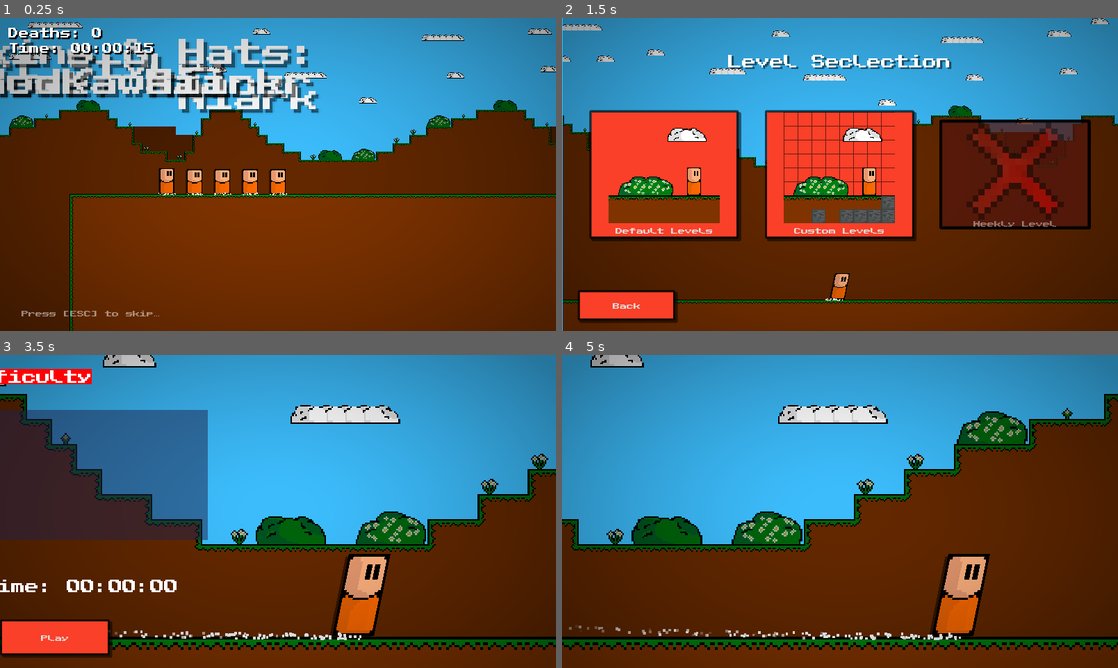
Above: before the commit, frames 1-4 (two rows, left to right).
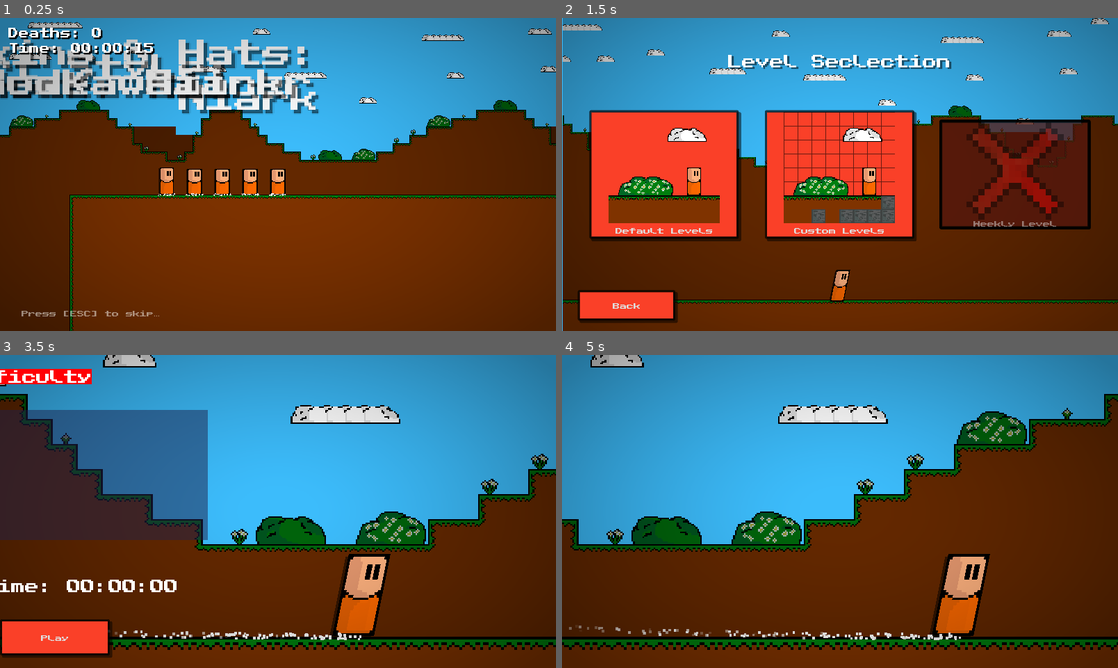
Above: after the commit, the same moments.

Repository: Killarexe/Little-Rage
Game: Godot game, scene res://scenes/levels/CreditsScene.tscn
The game is run twice, just before and just after one commit, with the same random seed, the same clock (stepped at 60 frames per second) and the same inputs. This scene is started directly instead of the project's main scene. Sound files missing from this copy of the repository are replaced by a short silence.
Inputs (mouse positions are in pixels of both pictures, inside the frame that each line leads up to):
- Up to frame 1 (0.25 s): no input
- Up to frame 2 (1.5 s): tap Enter at 0.5 s; move the mouse to (812, 237) at 0.52 s; hold Right (right) 0.53-1.25 s; hold Space (jump) 0.53-1.25 s; click (812, 237) at 0.67 s; drag from (1006, 221) to (812, 237) at 1.27 s
- Up to frame 3 (3.5 s): move the mouse to (111, 464) at 2.02 s; hold Left (left) 2.03-2.75 s; hold Middle mouse button (middle_click) 2.03-2.75 s; tap Space (jump) at 2.3 s; drag from (305, 511) to (111, 464) at 2.77 s
- Up to frame 4 (5 s): click "Play" at 3.5 s; click "Play" at 4.25 s

The runs differ from the first frame. In frame 1, 3.2% of the frame differs, in the area x 0-100%, y 1-100%; in frame 2, 0.1%; in frame 3, 0.4%; in frame 4, 0.3%.
Error in both runs: Invalid assignment of property or key 'visible' with value of type 'bool' on a base object of type 'Nil'. (res://scripts/level/LevelEntryAnimation.gd:39)

Commit message:
Patched jigged player movement...

Diff:
--- a/project.godot
+++ b/project.godot
@@ -176,10 +176,6 @@
 2d_physics/layer_3="Danger"
 2d_physics/layer_4="Player"
 
-[physics]
-
-common/max_physics_steps_per_frame=15
-
 [rendering]
 
 textures/canvas_textures/default_texture_filter=0
--- a/scenes/bundles/player/Player.tscn
+++ b/scenes/bundles/player/Player.tscn
@@ -62,6 +62,7 @@
 collision_layer = 8
 collision_mask = 15
 script = ExtResource("1_fvwbd")
+GRAVITY = 15.0
 
 [node name="Collider" type="CollisionShape2D" parent="." node_paths=PackedStringArray("player", "death_component", "player_controller", "timer_component")]
 shape = SubResource("RectangleShape2D_h7ve1")
@@ -179,4 +180,4 @@
 "PlayerAnimations": ExtResource("22_pcsr0")
 }
 autoplay = "camera_enter"
-blend_times = [&"PlayerAnimations/land", &"PlayerAnimations/RESET", 1.0, &"PlayerAnimations/jump", &"PlayerAnimations/land", 1.0, &"PlayerAnimations/jump", &"PlayerAnimations/jump", 1.0, &"PlayerAnimations/jump", &"PlayerAnimations/RESET", 1.0]
+blend_times = [&"PlayerAnimations/land", &"PlayerAnimations/RESET", 1.0, &"PlayerAnimations/jump", &"PlayerAnimations/RESET", 1.0, &"PlayerAnimations/jump", &"PlayerAnimations/land", 1.0, &"PlayerAnimations/jump", &"PlayerAnimations/jump", 1.0]
--- a/scripts/components/PlayerComponent.gd
+++ b/scripts/components/PlayerComponent.gd
@@ -13,24 +13,18 @@
 
 @export_category("Gravity settings")
 @export var GRAVITY_DIRECTION: Vector2 = Vector2(0, -1)
-@export_range(0.0, 40.0) var GRAVITY: float = 20.0
+@export_range(0.0, 40.0) var GRAVITY: float = 17.5
 
 @export var motion: Vector2 = Vector2()
 
 func _ready():
 	set_up_direction(GRAVITY_DIRECTION)
 
-func _physics_process(_delta: float) -> void:
+func _process(_delta: float) -> void:
 	motion.y += GRAVITY
 	if motion.y > MAX_FALL_SPEED:
 		motion.y = MAX_FALL_SPEED
-	motion.x = clampf(motion.x, -MAX_SPEED, MAX_SPEED)
 	set_velocity(motion)
 	move_and_slide()
 	motion = velocity
-
-func accelerate():
-	motion.x += ACCEL
-
-func decelerate():
-	motion.x -= ACCEL
+	motion.x = clampf(motion.x, -MAX_SPEED, MAX_SPEED)
--- a/scripts/components/PlayerDummyComponent.gd
+++ b/scripts/components/PlayerDummyComponent.gd
@@ -26,8 +26,8 @@
 var jump_timer: float = 0
 var ground_timer: float = 0
 
-func _physics_process(delta: float) -> void:
-	super._physics_process(delta)
+func _process(delta: float) -> void:
+	super._process(delta)
 	handle_jump()
 
 func update_timers(delta: float) -> void:
--- a/scripts/level/player/PlayerControllerComponent.gd
+++ b/scripts/level/player/PlayerControllerComponent.gd
@@ -21,7 +21,7 @@
 	if !LevelManager.current_level.is_empty():
 		Input.mouse_mode = Input.MOUSE_MODE_HIDDEN
 
-func _physics_process(delta: float) -> void:
+func _process(delta: float) -> void:
 	update_timers(delta)
 	check_input()
 	handle_jump()
@@ -33,12 +33,12 @@
 func check_input() -> void:
 	if Input.is_action_pressed("left"):
 		skin.flip_h = true
-		player.decelerate()
+		player.motion.x -= player.ACCEL
 	elif Input.is_action_pressed("right"):
 		skin.flip_h = false
-		player.accelerate()
+		player.motion.x += player.ACCEL
 	else:
-		player.motion.x = lerpf(player.motion.x, 0, 0.2)
+		player.motion.x = lerpf(player.motion.x, 0.0, 0.2)
 
 	if Input.is_action_pressed("jump"):
 		jump_timer = JUMP_TIME
Not shown: 18 places in assets/style/default_theme.tres that only renumber resources
